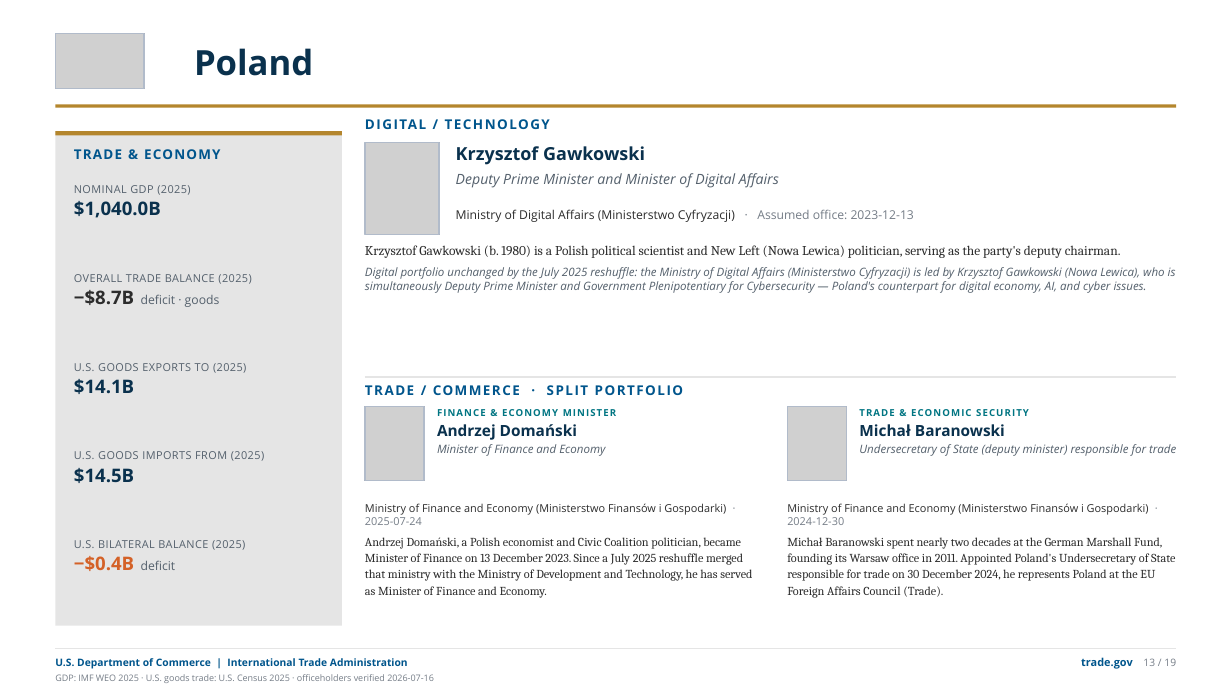
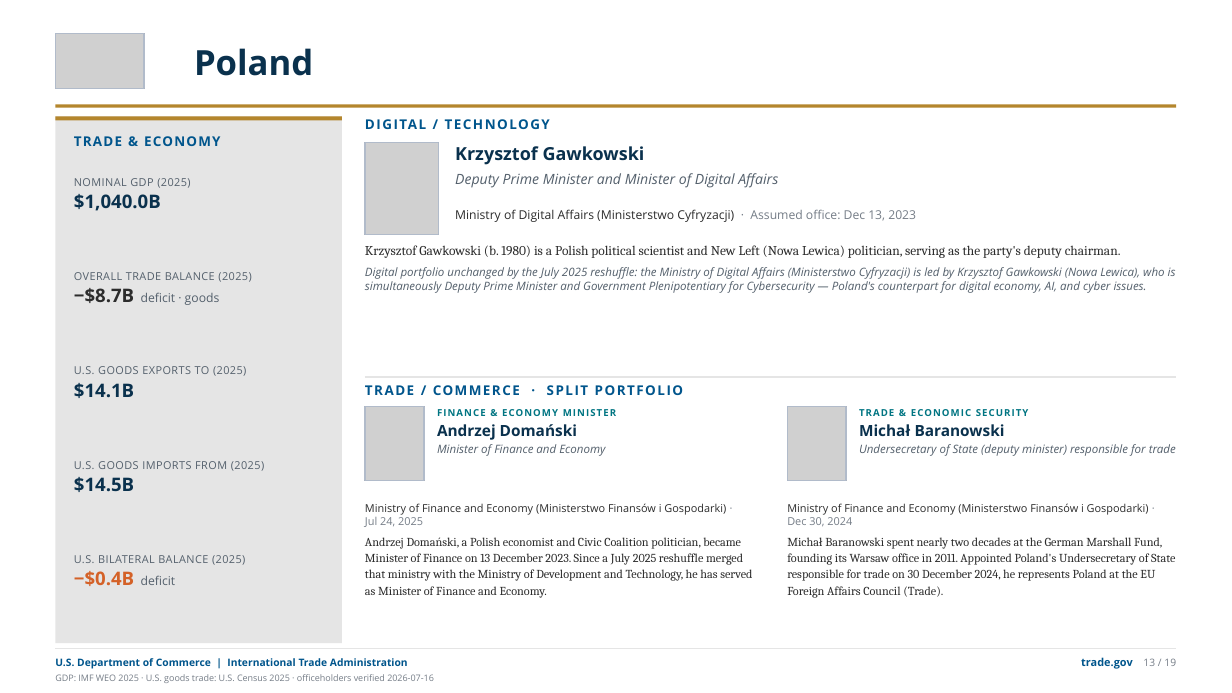
Before and after one commit to jsilbs18-cloud/Photo, a slide deck: slide 16 of output/g20-ministers-trade-deck.pptx (slide 17 before the commit). Drawn at 1232x693 pixels with LibreOffice and Linux fonts; fonts in the diff are those of the drawing; grey boxes stand for pictures. Boxes give left, top, right and bottom in pixels: in the first picture for what was removed or moved away, otherwise in the second. Text is boxed around its words. In the diff, an @@ line names an element or a change of style, - is before the commit and + after.

```diff
--- a/output/g20-ministers-trade-deck.pptx
+++ b/output/g20-ministers-trade-deck.pptx
@@ rectangle: place and size @@
-rectangle at [55,131,342,135]
+rectangle at [55,116,342,120]
@@ rectangle: place and size @@
-rectangle at [55,131,342,626]
+rectangle at [55,116,342,643]
@@ text "TRADE & ECONOMY": place and size @@
-text "TRADE & ECONOMY" at [74,149,220,159]
+text "TRADE & ECONOMY" at [74,136,220,146]
@@ text "NOMINAL GDP (2025)": place and size @@
-text "NOMINAL GDP (2025)" at [74,185,190,218]
+text "NOMINAL GDP (2025)" at [74,178,190,211]
@@ text at [455,209,916,222]: text changed @@
-Ministry of Digital Affairs (Ministerstwo Cyfryzacji) · Assumed office: 2023-12-13
+Ministry of Digital Affairs (Ministerstwo Cyfryzacji) · Assumed office: Dec 13, 2023
@@ text "U.S. GOODS EXPORTS TO (2025)": place and size @@
-text "U.S. GOODS EXPORTS TO (2025)" at [74,363,246,394]
+text "U.S. GOODS EXPORTS TO (2025)" at [74,366,246,398]
@@ text "U.S. GOODS IMPORTS FROM (2025)": place and size @@
-text "U.S. GOODS IMPORTS FROM (2025)" at [74,451,264,483]
+text "U.S. GOODS IMPORTS FROM (2025)" at [74,461,264,492]
@@ text at [365,503,726,527]: text changed @@
-Ministry of Finance and Economy (Ministerstwo Finansów i Gospodarki) · 2025-07-24
+Ministry of Finance and Economy (Ministerstwo Finansów i Gospodarki) · Jul 24, 2025
@@ text at [787,503,1149,526]: text changed @@
-Ministry of Finance and Economy (Ministerstwo Finansów i Gospodarki) · 2024-12-30
+Ministry of Finance and Economy (Ministerstwo Finansów i Gospodarki) · Dec 30, 2024
@@ text "U.S. BILATERAL BALANCE (2025)": place and size @@
-text "U.S. BILATERAL BALANCE (2025)" at [74,540,245,571]
+text "U.S. BILATERAL BALANCE (2025)" at [74,555,245,586]
```
Also in this commit, not shown: 22 other slides changed, 1 slide removed, 39 other files.
